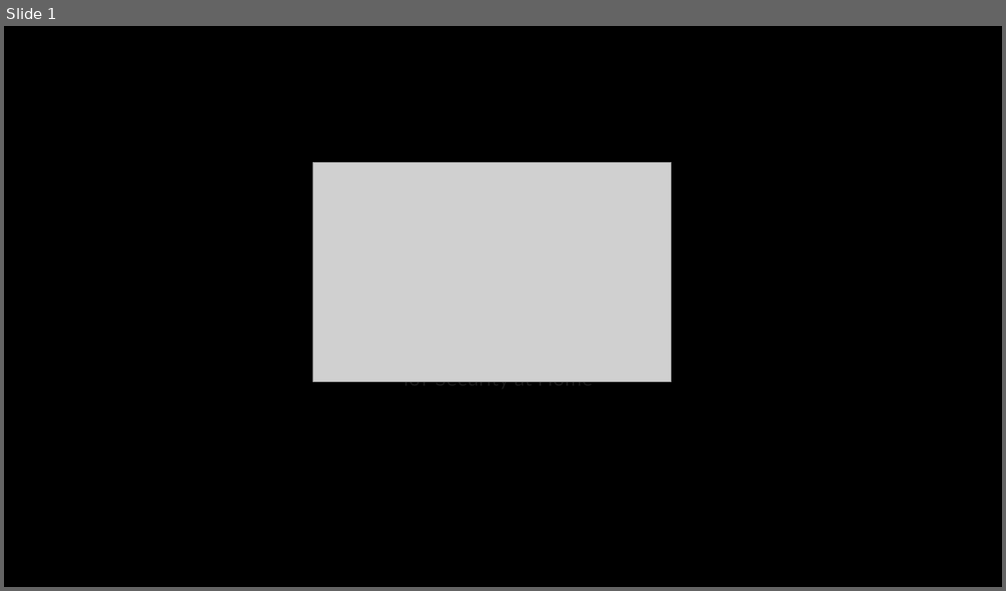
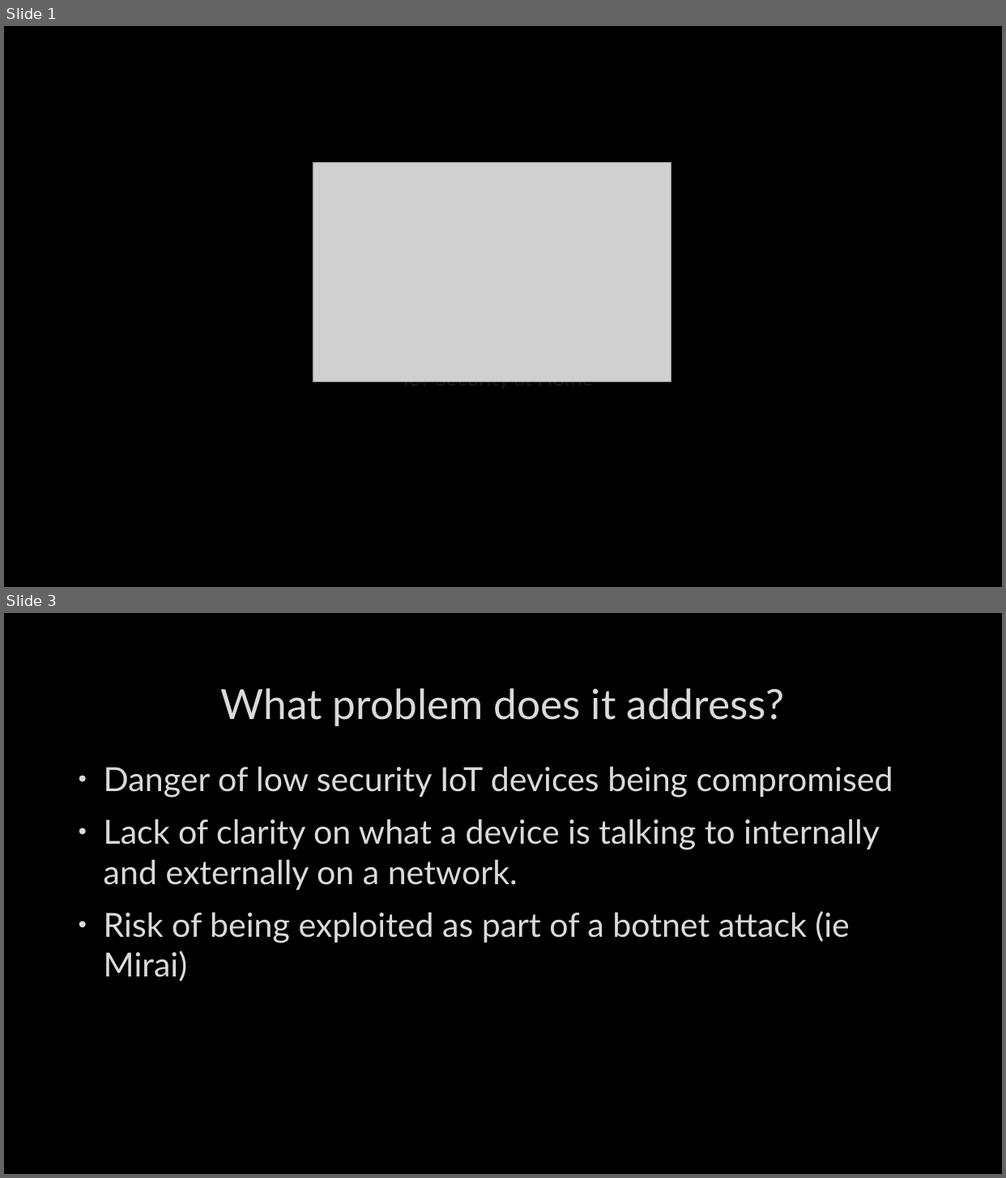
Before and after one commit to phillolivercomp/SmartWall-FYP, a slide deck: Demonstration/Smartwall.pptx. Shown one above the other, each under a label of ours: slide 1 before the commit, slides 1 and 3 after it; the slides between them are not shown. The pictures are 1006x591 and 1006x1178 pixels, drawn with LibreOffice and Linux fonts; fonts in the diff are those of the drawing; grey boxes stand for pictures; background and template pictures are left out. Boxes give left, top, right and bottom in pixels: in the first picture for what was removed or moved away, otherwise in the second. Text is boxed around its words. In the diff, an @@ line names an element or a change of style, - is before the commit and + after.

```diff
--- a/Demonstration/Smartwall.pptx
+++ b/Demonstration/Smartwall.pptx
@@ slide 3 added at (4,613,1002,1174), background picture (left out) @@
@@ title added at (221,688,784,726), 40 pt, text #DADADA @@
+What problem does it address?
@@ text added at (104,766,893,982), 32 pt, text #DADADA @@
+• Danger of low security IoT devices being compromised
+• Lack of clarity on what a device is talking to internally and externally on a network.
+• Risk of being exploited as part of a botnet attack (ie Mirai)
```
Also in this commit, not shown: 4 other slides added, 17 other files.
